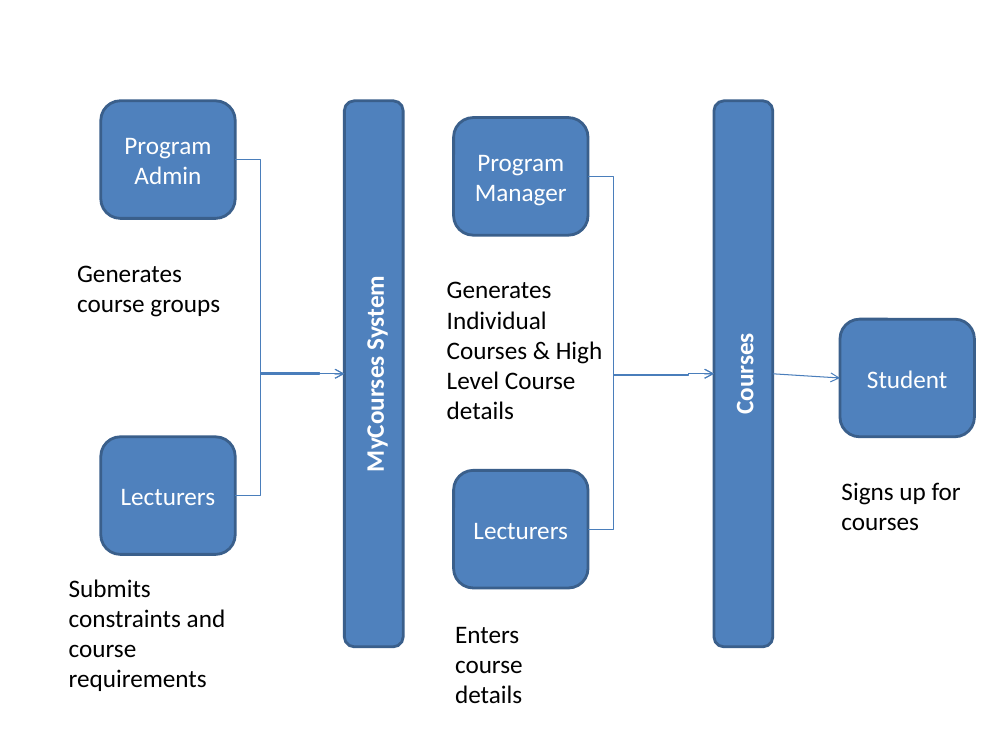
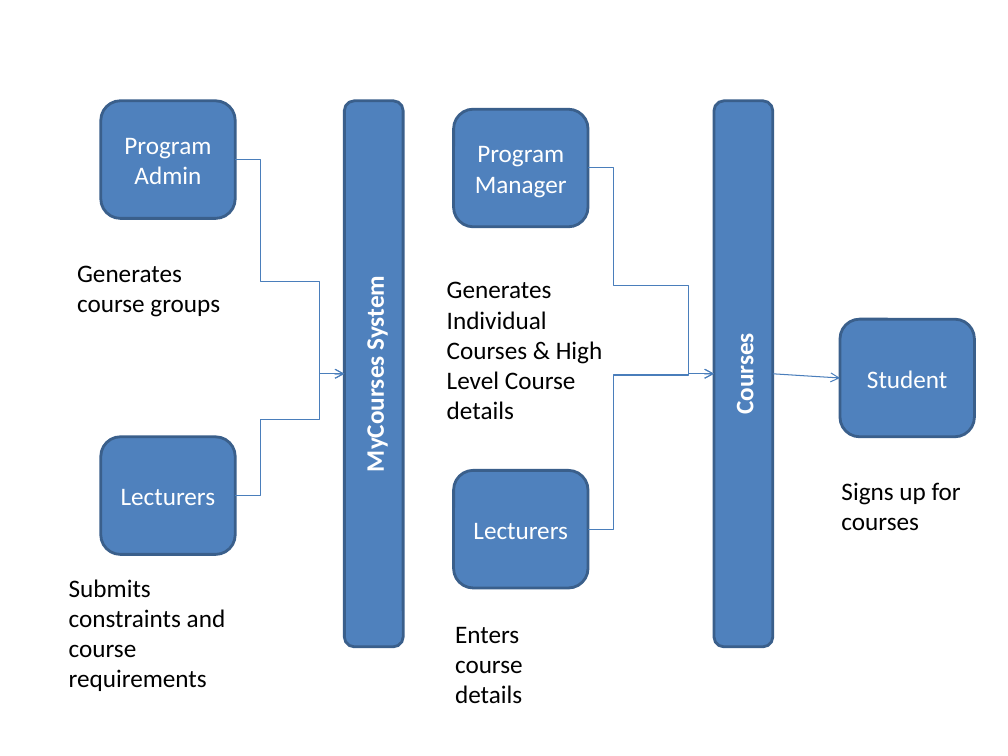
Before and after one commit to bpross/MyCourses-Scheduler, a slide deck: slide 1 of docs/Flow diagram.pptx. Drawn at 1008x756 pixels with LibreOffice and Linux fonts; fonts in the diff are those of the drawing. Boxes give left, top, right and bottom in pixels: in the first picture for what was removed or moved away, otherwise in the second. Text is boxed around its words. In the diff, an @@ line names an element or a change of style, - is before the commit and + after.

```diff
--- a/docs/Flow diagram.pptx
+++ b/docs/Flow diagram.pptx
@@ rounded rectangle "Program Manager": place and size @@
-rounded rectangle "Program Manager" at (454, 118, 588, 236)
+rounded rectangle "Program Manager" at (454, 109, 588, 227)
@@ elbow arrow (235, 159) - (345, 374): route changed @@
@@ elbow arrow moved from (588, 176) - (714, 374) to (588, 168) - (714, 374) @@
@@ elbow arrow (235, 496) - (345, 374): route changed @@
```
